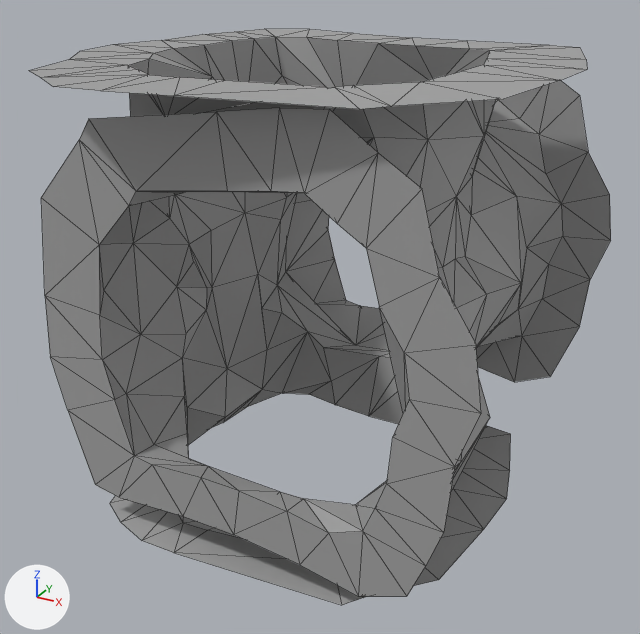
The glTF model Rogue-Robots/Assets/Models/ModularBlocks/PlusVerticalConnector.gltf: old version first, new version second.
Before and after are seen from a 50 mm lens placed at (4.49, -8.73, 6.24), pointed at (-0.05, -0.46, 2.11). The axes (+X, +Y, +Z) are drawn at lower left. The lights are the same throughout. Mesh edges are drawn as thin lines. Vertices at the same position are counted once.

The first picture shows 'PlusVerticalConnector'.
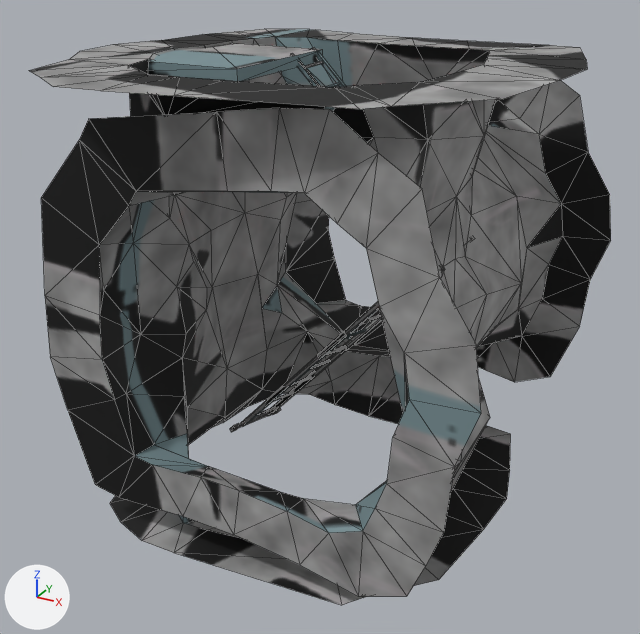
Scene script edits in JSON lines:
```json
{"op": "add", "block": "img_diffusegroup11", "code": ["img_diffusegroup11 = load_image('DiffuseGroup11', 'Textures/DiffuseGroup11.png', 2048, 2048, 'sRGB')"]}
{"op": "add", "block": "mat_simple_chrome_metal", "code": ["mat_simple_chrome_metal = principled_material('Simple_Chrome_metal')", "mat_simple_chrome_metal.texture = img_diffusegroup11", "mat_simple_chrome_metal.roughness = 1.0"]}
{"op": "add", "block": "mat_ground", "code": ["mat_ground = principled_material('Ground')", "mat_ground.texture = img_diffusegroup11", "mat_ground.roughness = 0.686"]}
{"block": "me_scene_094", "where": "# used by ob_plusverticalconnector; location = (0.0, 0.0, 0.0)"}
{"op": "remove", "block": "me_scene_094", "code": "me_scene_094.from_pydata(...)  # 306 vertices, 524 faces; spans x -2.75..2.58, y -3.06..2.5, z 0.0..5.0"}
{"op": "add", "block": "me_scene_094", "code": "me_scene_094.from_pydata(...)  # 594 vertices, 864 faces; spans x -2.75..2.58, y -3.06..2.5, z 0.0..5.0"}
{"block": "me_scene_094", "change": "me_scene_094 part 1: a new loose piece, a box spanning x -2.12..-0.51, y -1.29..0.44, z 4.85..4.98, in mat_simple_chrome_metal (picture img_diffusegroup11)"}
{"block": "me_scene_094", "change": "me_scene_094 part 2"}
{"block": "me_scene_094", "change": "231 vertices are added at x -1.37..1.5, y -1.08..0.49, z 0.19..5.0"}
{"block": "me_scene_094", "change": "5 new vertices lie (-0.12, -0.38, 0.02) away from vertices in x -0.63..0.74, y -0.46..-0.1, z 0.79..2.31"}
{"block": "me_scene_094", "change": "5 new vertices lie (0.11, 0.39, -0.01) away from vertices in x -0.78..1.13, y -0.98..-0.48, z 0.78..2.86"}
{"block": "me_scene_094", "change": "9 new vertices lie (0.01, 0.04, 0.0) away from vertices in x -1.15..1.45, y -1.08..0.33, z 0.29..5.0"}
{"block": "me_scene_094", "change": "8 new vertices lie (0.06, 0.0, -0.06) away from vertices in x 1.29..1.37, y -0.3..0.49, z 3.02..3.08"}
{"block": "me_scene_094", "change": "7 new vertices lie (0.01, 0.05, 0.0) away from vertices in x -1.28..1.38, y -0.38..0.33, z 0.25..4.94"}
{"block": "me_scene_094", "change": "5 new vertices lie (0.08, -0.02, 0.09) away from vertices in x -1.37..-1.1, y -0.52..0.24, z 0.19..0.26"}
{"block": "me_scene_094", "change": "5 new vertices lie (0.02, 0.04, 0.0) away from vertices in x 1.26..1.4, y -1.07..-0.62, z 2.95..3.0"}
{"block": "me_scene_094", "change": "5 new vertices lie (0.0, 0.04, 0.0) away from vertices in x -0.61..1.35, y -0.1..0.33, z 3.02..4.98"}
{"block": "me_scene_094", "change": "328 new faces join them, mat_simple_chrome_metal (picture img_diffusegroup11)"}
{"block": "me_scene_094", "change": "me_scene_094 part 3: 173 faces spanning x -2.5..2.55, y -2.62..2.5, z 0.0..4.89 switch from mat_pp_standard_material_210 (picture img_pp_color_palette) to mat_ground (picture img_diffusegroup11)"}
{"block": "me_scene_094", "change": "me_scene_094 part 4: 351 faces spanning x -2.75..2.58, y -3.06..2.5, z 0.0..5.0 switch from mat_pp_standard_material_212 (picture img_pp_color_palette) to mat_ground (picture img_diffusegroup11)"}
{"op": "add", "block": "me_scene_094", "code": "me_scene_094.materials.append(mat_simple_chrome_metal)  # picture img_diffusegroup11"}
```

Changed parts and their boxes (x1, y1, x2, y2) in the pictures (640 x 634 px):
```json
{"part": 1, "of": "me_scene_094", "change": "added", "after": [148, 43, 323, 81]}
{"part": 2, "of": "me_scene_094", "change": "added", "after": [230, 47, 474, 432]}
{"part": 3, "of": "me_scene_094", "change": "recoloured", "before": [110, 80, 611, 604], "after": [110, 80, 611, 604], "on screen": "grey to black"}
{"part": 4, "of": "me_scene_094", "change": "recoloured", "before": [29, 29, 587, 596], "after": [29, 29, 587, 596]}
```
